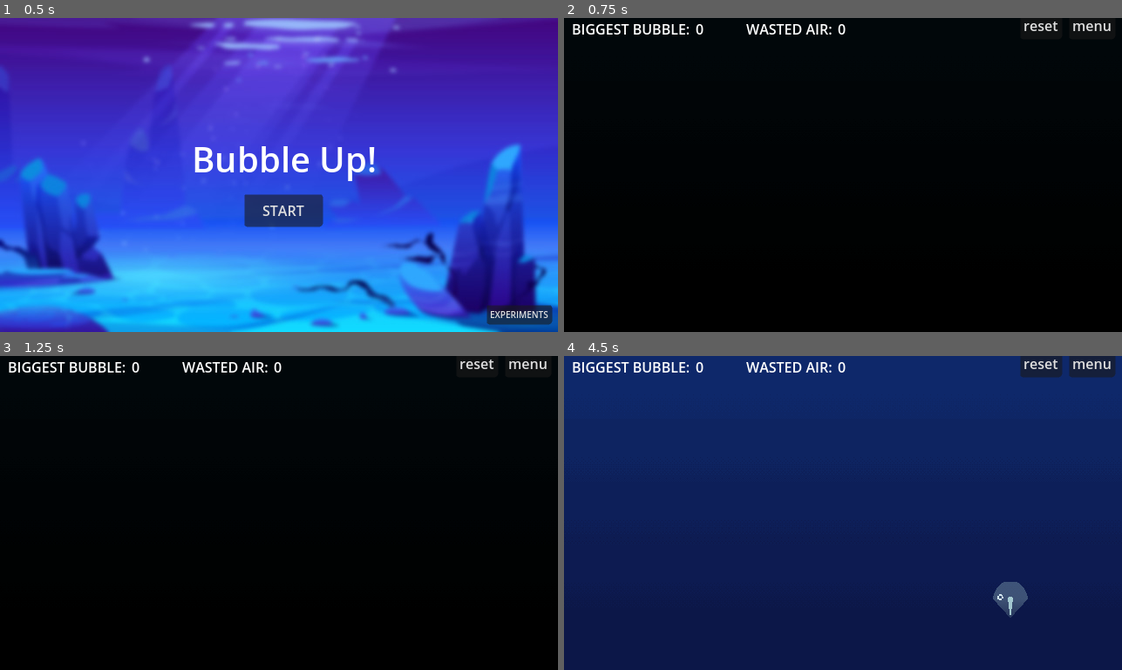
Above: before the commit, frames 1-4 (two rows, left to right).
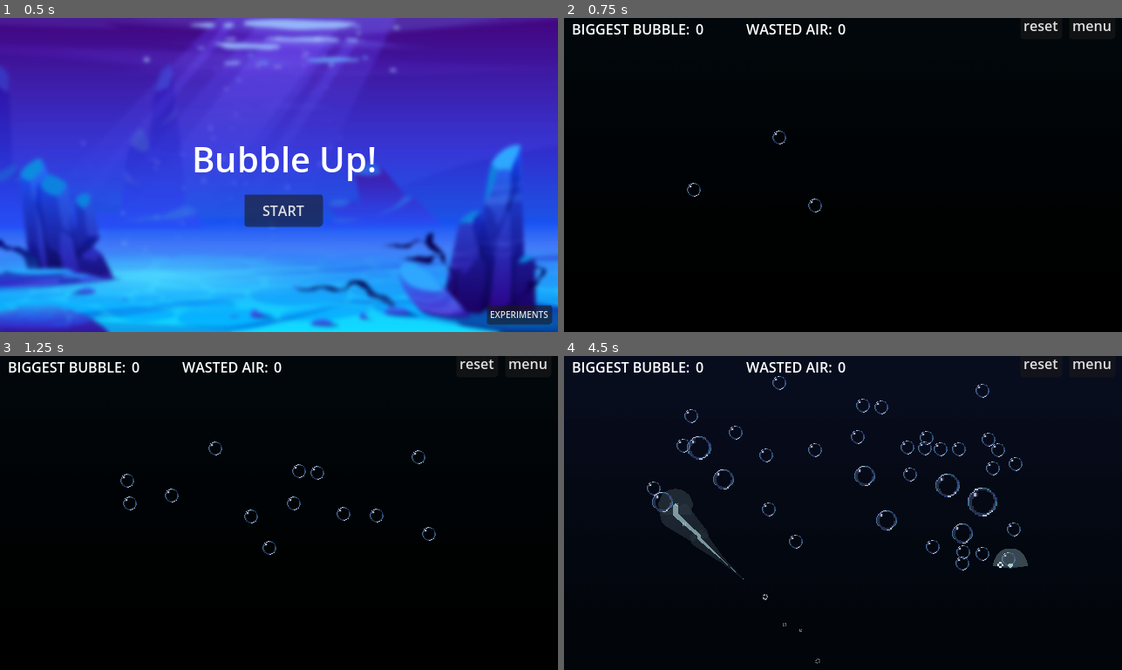
Above: after the commit, the same moments.

Repository: outrightmental/ggj25-bubble-up
Game: Godot game, scene res://scenes/main.tscn
Same seed, same stepped clock (60 frames per second), same inputs: the game is played once before the commit and once after it.
Inputs (mouse positions are in pixels of both pictures, inside the frame that each line leads up to):
- Up to frame 1 (0.5 s): no input
- Up to frame 2 (0.75 s): click "START" at 0.5 s
- Up to frame 3 (1.25 s): no input
- Up to frame 4 (4.5 s): move the mouse to (965, 497) at 1.27 s; click (965, 497) at 1.35 s; drag from (731, 528) to (965, 497) at 2.02 s; move the mouse to (898, 443) at 2.77 s; click (898, 443) at 2.85 s; drag from (815, 575) to (675, 465) at 3.52 s; move the mouse to (1010, 560) at 4.27 s; click (1010, 560) at 4.35 s

Frame 1 is identical in both runs. In frame 2, 0.1% of the frame differs, in the area x 22-47%, y 35-62%; in frame 3, 0.4%; in frame 4, 99%, in the area x 0-100%, y 0-100%.

Commit message:
Fix  camera location

Diff:
--- a/scenes/levels/demo.tscn
+++ b/scenes/levels/demo.tscn
@@ -59,7 +59,7 @@
 [node name="Timer" type="Timer" parent="."]
 
 [node name="BubbleEmitter" type="Node2D" parent="."]
-position = Vector2(320, 3392)
+position = Vector2(320, 4800)
 script = ExtResource("3_t4t02")
 spawn_rate = 20.0
 max_bubbles = 50
